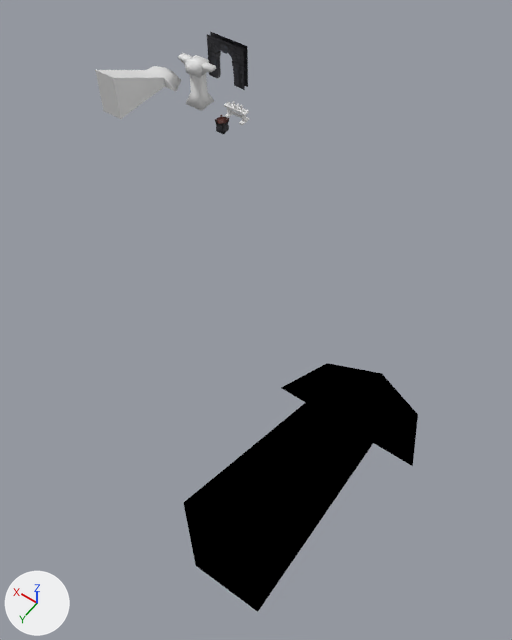
Before and after pictures for a commit that changed the Blender file Assets/Models/environment_fortress_tileset.blend.
Camera for both pictures: a camera (50 mm lens) standing at (-35.0, 44.6, 37.3) and looking at (-17.9, 20.6, -0.4). Lighting does not change. The marker at lower left points along +X, +Y and +Z. Objects named as collision shapes, trigger or cutter boxes, shadow casters or lower levels of detail are left out.

In view in the first picture: 'Cube_Cube.681', 'fortress_prop_arch', 'fortress_prop_pillar', 'fortress_prop_staircase_a'.
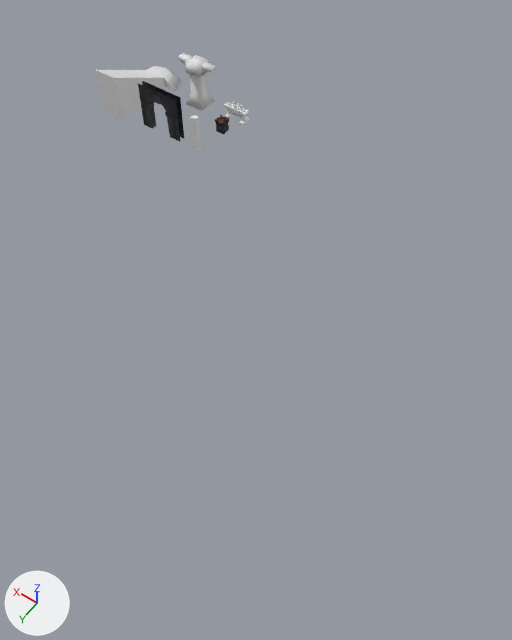
Where the change shows, as pixel boxes [x1, y1, x2, y2] in the pictures (512 x 640 px):
'Cube_Cube.681', deleted (black): before [184, 363, 418, 612]
'fortress_prop_arch', moved: before [207, 32, 248, 90]; after [138, 81, 184, 142]

Patch to the scene script:
```diff
--- a/Assets/Models/environment_fortress_tileset.blend.py
+++ b/Assets/Models/environment_fortress_tileset.blend.py
@@ ob_cube_cube_681 @@
-ob_cube_cube_681 = bpy.data.objects.new('Cube_Cube.681', me_cube_cube_681)
-ob_cube_cube_681.location = (0.0, 0.0, 0.0)
-ob_cube_cube_681.rotation_euler = (1.571, 0.0, 0.0)  # degrees (90, 0, 0)
@@ ob_fortress_prop_arch @@
 ob_fortress_prop_arch = bpy.data.objects.new('fortress_prop_arch', me_cube_000)
-ob_fortress_prop_arch.location = (-0.1, 0.0, 0.0)
+ob_fortress_prop_arch.location = (-0.1, 9.0, 0.0)
```
